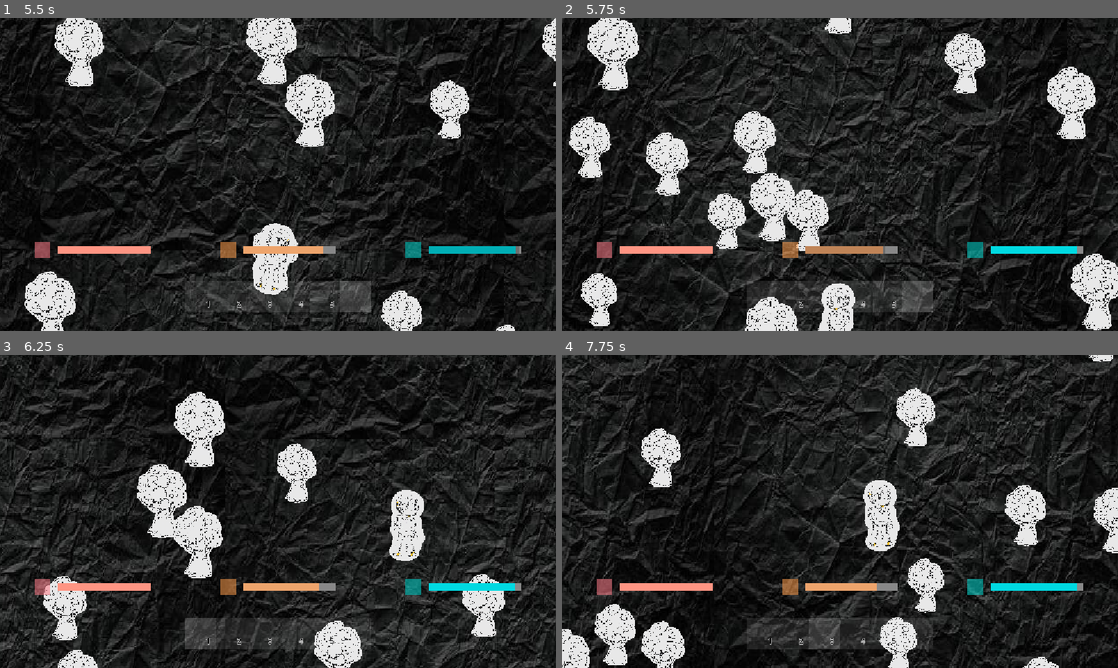
Above: before the commit, frames 1-4 (two rows, left to right).
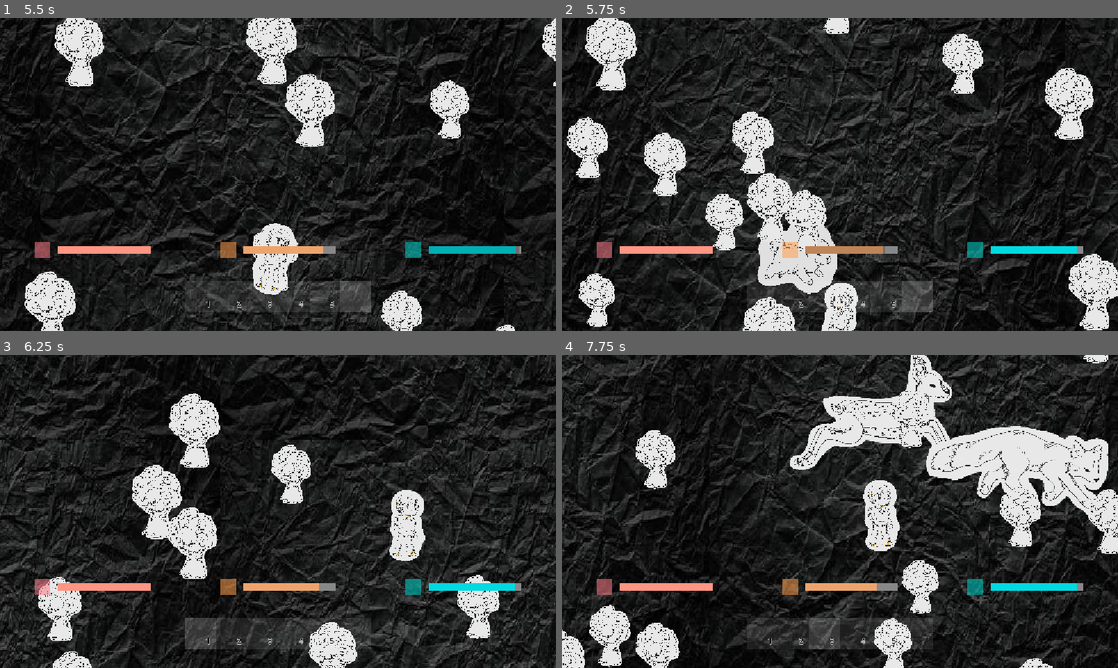
Above: after the commit, the same moments.

Repository: Duckwastakon/brackeysJam
Game: Godot game, scene res://map/map.tscn
The game is run twice, just before and just after one commit, with the same random seed, the same clock (stepped at 60 frames per second) and the same inputs. The project has no main scene, so this scene is started directly.
Inputs (mouse positions are in pixels of both pictures, inside the frame that each line leads up to):
- Up to frame 1 (5.5 s): tap Enter at 0.5 s; move the mouse to (400, 158) at 0.52 s; hold D (right) 0.53-1.28 s; tap 1 (1) at 0.6 s; tap 2 (2) at 0.8, 1.35 s; move the mouse to (166, 190) at 1.27 s; hold S (down) 1.28-2.03 s; tap 3 (3) at 1.55, 2.1 s; move the mouse to (333, 105) at 2.02 s; hold D (right) 2.03-2.78 s; tap 4 (4) at 2.3, 2.85 s; move the mouse to (250, 237) at 2.77 s; hold W (up) 2.78-3.53 s; tap 5 (5) at 3.05, 3.6 s; move the mouse to (444, 221) at 3.52 s; hold A (left) 3.53-5.03 s; tap 6 (6) at 3.8, 4.35 s; move the mouse to (111, 127) at 4.27 s; tap Q (q) at 4.55, 5.1 s; move the mouse to (305, 174) at 5.02 s; hold S (down) from 5.03 s (still down); tap Shift (shift) at 5.3 s
- Up to frame 2 (5.75 s): keep holding S (down)
- Up to frame 3 (6.25 s): move the mouse to (194, 433) at 5.77 s; release S (down) at 5.78 s; hold D (right) from 5.78 s (still down); tap Shift (shift) at 5.85 s; tap 1 (1) at 6.05 s
- Up to frame 4 (7.75 s): move the mouse to (962, 495) at 6.52 s; release D (right) at 6.53 s; hold W (up) 6.53-7.28 s; tap 1 (1) at 6.6 s; tap 2 (2) at 6.8, 7.35 s; move the mouse to (728, 527) at 7.27 s; hold D (right) from 7.28 s (still down); tap 3 (3) at 7.55 s

Frame 1 is identical in both runs. In frame 2, 19% of the frame differs, in the area x 0-100%, y 0-100%; in frame 3, 24%; in frame 4, 30%.
Error before the commit: Cannot call method 'instantiate' on a null value. (res://map/map.gd:83)

Commit message:
temple monster

Diff:
--- a/animals/gd/animal.gd
+++ b/animals/gd/animal.gd
@@ -26,6 +26,7 @@
 	random_wait = data["random_wait"]
 	food = randi_range(data["food_min"], data["food_max"])
 	sprite.texture = data["sprite"]
+	sprite.scale = data.get("scale", Vector2.ONE)
 
 func _ready() -> void:
 	if not switch.timeout.is_connected(_on_switch_timeout):
--- a/animals/scene/monster.gd
+++ b/animals/gd/monster.gd
@@ -1,5 +1,5 @@
 extends CharacterBody2D
-@onready var sprite = $Sprite
+@onready var sprite = $sprite
 @onready var switch = $Switch
 
 var disguise_type: String
@@ -7,14 +7,18 @@
 var move_range: float
 var max_stop: int
 var random_wait: bool
+var true_sprite = preload("res://drawn assets/monster.PNG")
 
 var is_revealed = false
-var true_sprite = preload("res://drawn assets/monster.PNG")
+
 
 var f = true
 var movement: Vector2 = Vector2.ZERO
 var maxStop = false
 var stop = 0
+
+var shapeshift_chance = 0.15
+var reveal_chance = 0.5
 
 func disguise_as(type: String) -> void:
 	disguise_type = type
@@ -29,9 +33,10 @@
 func reveal() -> void:
 	is_revealed = true
 	sprite.texture = true_sprite
-	SPEED = 250
+	SPEED = AnimalData.mon_speed
 
 func _ready() -> void:
+	disguise_as(AnimalData.profiles.keys().pick_random())
 	if not switch.timeout.is_connected(_on_switch_timeout):
 		switch.timeout.connect(_on_switch_timeout)
 	switch.start()
@@ -49,7 +54,16 @@
 
 func _on_switch_timeout() -> void:
 	if is_revealed:
-		return  # skip wander logic once revealed
+		return
+
+	if randf() < shapeshift_chance:
+		if randf() < reveal_chance:
+			reveal()
+			return
+		else:
+			disguise_as(AnimalData.profiles.keys().pick_random())
+			return
+
 	if random_wait:
 		switch.wait_time = randi_range(1, 5)
 	random()
--- a/animals/scene/monster.tscn
+++ b/animals/scene/monster.tscn
@@ -1,6 +1,6 @@
 [gd_scene format=3 uid="uid://bos1y8rtmwq8d"]
 
-[ext_resource type="Script" uid="uid://cpl6d5gtemyu8" path="res://animals/scene/monster.gd" id="1_anrsy"]
+[ext_resource type="Script" uid="uid://cpl6d5gtemyu8" path="res://animals/gd/monster.gd" id="1_anrsy"]
 [ext_resource type="Texture2D" uid="uid://dr1kw3j0kdejg" path="res://drawn assets/monster.PNG" id="1_ttlna"]
 
 [sub_resource type="CapsuleShape2D" id="CapsuleShape2D_5yw2n"]
@@ -10,7 +10,7 @@
 [node name="monster" type="CharacterBody2D" unique_id=462490961]
 script = ExtResource("1_anrsy")
 
-[node name="monster" type="Sprite2D" parent="." unique_id=1255467337]
+[node name="sprite" type="Sprite2D" parent="." unique_id=1255467337]
 scale = Vector2(0.15, 0.15)
 texture = ExtResource("1_ttlna")
 
@@ -19,6 +19,6 @@
 rotation = -1.5824962
 shape = SubResource("CapsuleShape2D_5yw2n")
 
-[node name="switch" type="Timer" parent="." unique_id=998344148]
+[node name="Switch" type="Timer" parent="." unique_id=998344148]
 
-[connection signal="timeout" from="switch" to="." method="_on_switch_timeout"]
+[connection signal="timeout" from="Switch" to="." method="_on_switch_timeout"]
--- /dev/null
+++ b/animals/scene/temple.tscn
@@ -0,0 +1,17 @@
+[gd_scene format=3 uid="uid://nibnovgbn0vr"]
+
+[ext_resource type="Script" uid="uid://q3wtsj6kaa01" path="res://scripts/sacerfice.gd" id="1_u61kv"]
+
+[sub_resource type="RectangleShape2D" id="RectangleShape2D_63v8k"]
+size = Vector2(15, 20)
+
+[node name="temple" type="Area2D" unique_id=404294484]
+script = ExtResource("1_u61kv")
+
+[node name="CollisionShape2D" type="CollisionShape2D" parent="." unique_id=1845198159]
+shape = SubResource("RectangleShape2D_63v8k")
+
+[node name="sacerfice" type="Timer" parent="." unique_id=75606040]
+wait_time = 15.0
+
+[connection signal="timeout" from="sacerfice" to="." method="_on_sacerfice_timeout"]
--- /dev/null
+++ b/animals/scene/test_2.tscn
@@ -0,0 +1,10 @@
+[gd_scene format=3 uid="uid://byhuj474v7ba0"]
+
+[ext_resource type="PackedScene" uid="uid://bos1y8rtmwq8d" path="res://animals/scene/monster.tscn" id="1_iymhl"]
+
+[node name="test 2" type="Node2D" unique_id=1385232770]
+
+[node name="monster" parent="." unique_id=462490961 instance=ExtResource("1_iymhl")]
+
+[node name="Camera2D" type="Camera2D" parent="monster" unique_id=1682944789]
+position_smoothing_enabled = true
--- a/global.gd
+++ b/global.gd
@@ -1,6 +1,7 @@
 extends Node
 
 var dayTime = true
+var days = 0;
 var warmthObjects = []
 
 var wobblingObjects = []
--- a/map/map.gd
+++ b/map/map.gd
@@ -6,6 +6,7 @@
 @onready var marker = $background/Marker
 @export var monster_scene: PackedScene
 @export var animal_scene: PackedScene
+@onready var timer = $Day
 
 const chunkSE := 640
 const tileS := 64
@@ -74,16 +75,16 @@
 func generate_animal(spawn_position: Vector2) -> void:
 	if monster_instance == null and randf() < monster_spawn_chance:
 		monster_instance = monster_scene.instantiate()
+		add_child(monster_instance)
 		monster_instance.global_position = spawn_position
 		monster_instance.disguise_as(get_random_animal_type())
-		add_child(monster_instance)
 		return
 
 	var animal_type = get_random_animal_type()
 	var new_animal = animal_scene.instantiate()
+	add_child(new_animal)
 	new_animal.global_position = spawn_position
 	new_animal.setup(animal_type)
-	add_child(new_animal)
 
 func get_random_animal_type() -> String:
 	var total_weight = 0
@@ -96,3 +97,12 @@
 		if roll < cumulative:
 			return animal_type
 	return animal_weights.keys()[-1]
+
+
+func _on_day_timeout() -> void:
+	if Global.dayTime:
+		Global.dayTime = false
+		timer.start()
+	else:
+		Global.dayTime = true
+		timer.start()
--- a/map/map.tscn
+++ b/map/map.tscn
@@ -19,6 +19,7 @@
 [node name="map" type="Node2D" unique_id=1947726882]
 script = ExtResource("1_2c7f8")
 monster_scene = ExtResource("2_e8e5r")
+animal_scene = ExtResource("6_7lyie")
 
 [node name="background" type="ColorRect" parent="." unique_id=1830299228]
 offset_right = 640.0
@@ -114,5 +115,11 @@
 
 [node name="Animal" parent="." unique_id=297821148 instance=ExtResource("6_7lyie")]
 
+[node name="monster" parent="." unique_id=462490961 instance=ExtResource("2_e8e5r")]
+
+[node name="Day" type="Timer" parent="." unique_id=1343260313]
+wait_time = 10.0
+
 [connection signal="body_entered" from="background/body" to="." method="_on_body_body_entered"]
 [connection signal="body_exited" from="background/load" to="." method="_on_load_body_exited"]
+[connection signal="timeout" from="Day" to="." method="_on_day_timeout"]
--- a/scripts/AnimalData.gd
+++ b/scripts/AnimalData.gd
@@ -2,23 +2,39 @@
 
 var profiles = {
 	"rabbit": {
-		"speed": 100, "hp": 5, "food_min": 1, "food_max": 2,
+		"speed": 25, "hp": 5, "food_min": 1, "food_max": 2,
 		"move_range": 20, "max_stop": 2, "random_wait": false,
-		"sprite": preload("res://drawn assets/rabbit.png")
+		"sprite": preload("res://drawn assets/rabbit.png"),
+		"scale": Vector2(0.05, 0.05)
 	},
 	"fox": {
-		"speed": 100, "hp": 10, "food_min": 1, "food_max": 3,
+		"speed": 45, "hp": 10, "food_min": 1, "food_max": 3,
 		"move_range": 30, "max_stop": 2, "random_wait": false,
-		"sprite": preload("res://drawn assets/fox.png")
+		"sprite": preload("res://drawn assets/fox.png"),
+		"scale": Vector2(0.1, 0.1)
 	},
 	"deer": {
-		"speed": 100, "hp": 15, "food_min": 2, "food_max": 5,
+		"speed": 50, "hp": 15, "food_min": 2, "food_max": 5,
 		"move_range": 50, "max_stop": 1, "random_wait": true,
-		"sprite": preload("res://drawn assets/deer.png")
+		"sprite": preload("res://drawn assets/deer.png"),
+		"scale": Vector2(0.1, 0.1)
 	},
 	"bear": {
-		"speed": 100, "hp": 50, "food_min": 6, "food_max": 12,
+		"speed": 60, "hp": 50, "food_min": 6, "food_max": 12,
 		"move_range": 50, "max_stop": 4, "random_wait": false,
-		"sprite": preload("res://drawn assets/bear.png")
+		"sprite": preload("res://drawn assets/bear.png"),
+		"scale": Vector2(0.15, 0.15)
 	},
 }
+
+var phase = 1;
+var change = 10;
+var norm = 60
+var mon_speed
+
+func set_monster_speed():
+	var current = norm
+	if Global.dayTime == true :
+		mon_speed = current
+	elif Global.dayTime == true:
+		mon_speed = current*2
--- /dev/null
+++ b/scripts/sacerfice.gd
@@ -0,0 +1,28 @@
+extends Node
+@onready var timer = $sacerfice
+
+
+# Called when the node enters the scene tree for the first time.
+func _ready() -> void:
+	pass # Replace with function body.
+
+
+# Called every frame. 'delta' is the elapsed time since the previous frame.
+func _process(delta: float) -> void:
+	pass
+
+
+func _on_sacerfice_timeout() -> void:
+	if AnimalData.phase ==  5:
+		timer.start()
+	else:
+		AnimalData.phase += 1
+		timer.start()
+
+
+func added():
+	if AnimalData.phase ==  1:
+		timer.start()
+	else:
+		AnimalData.phase -= 1
+		timer.start()
Renamed: animals/scene/monster.gd.uid -> animals/gd/monster.gd.uid
Not shown, added: scripts/sacerfice.gd.uid
